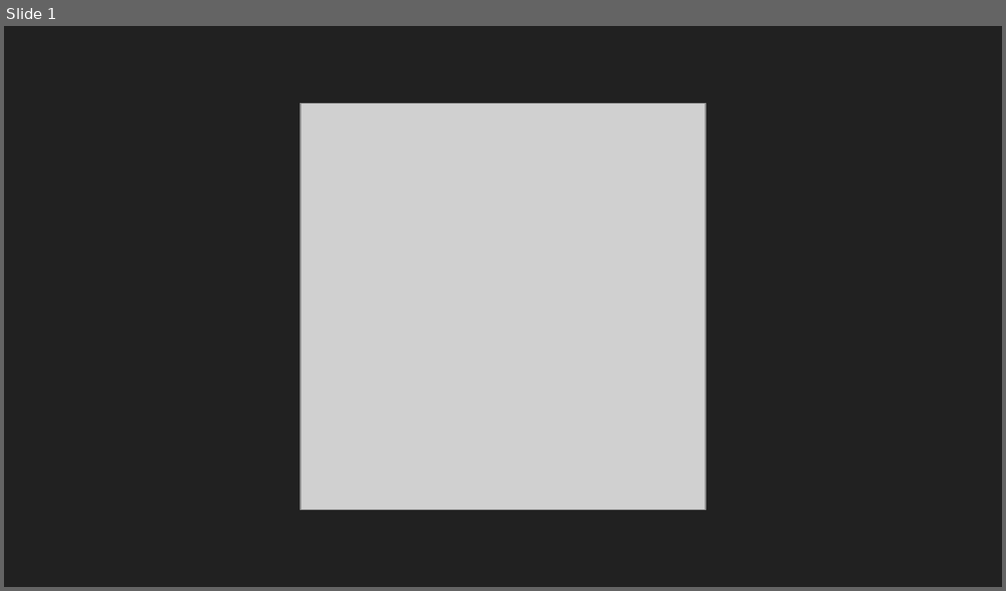
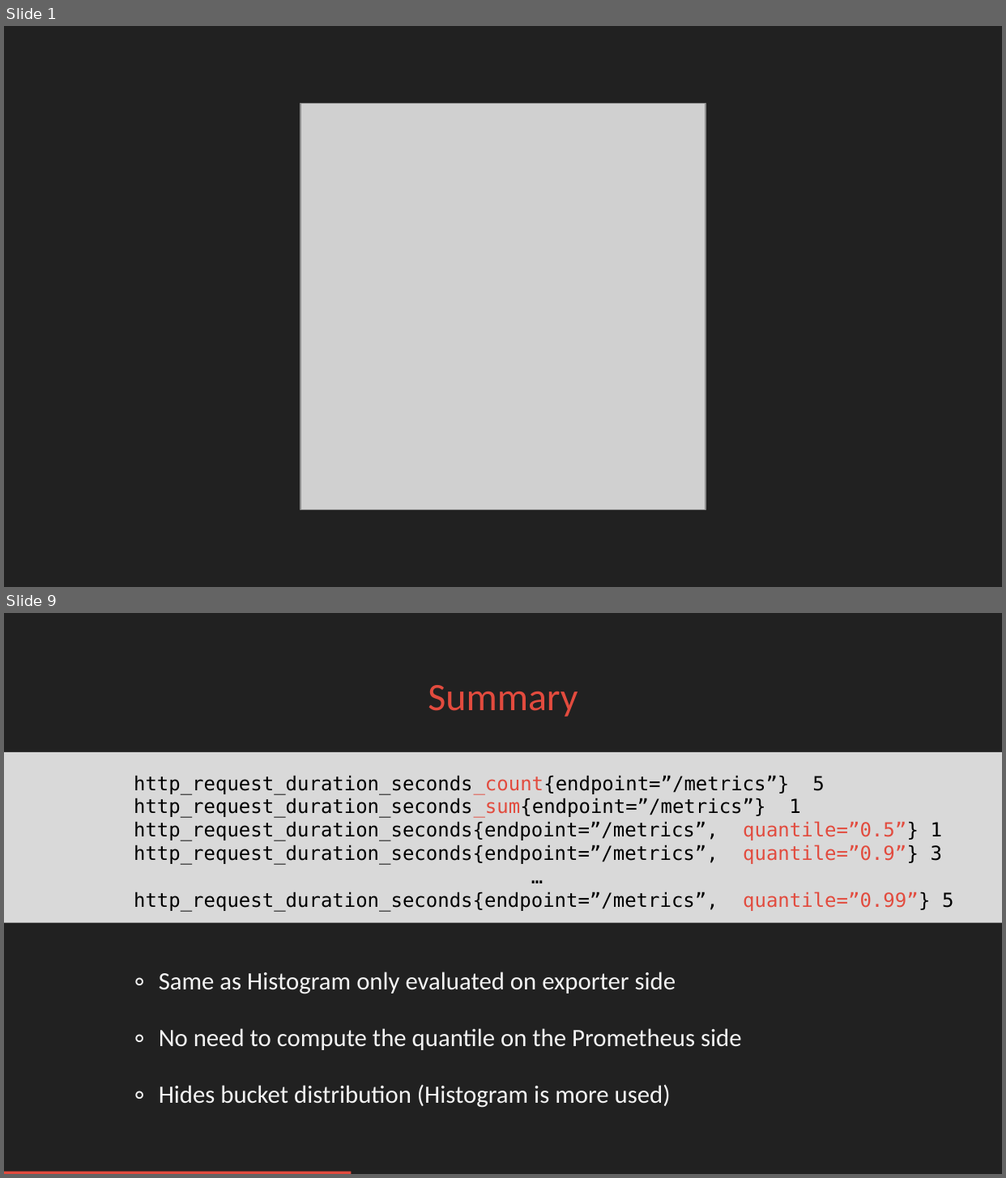
Before and after one commit to FUSAKLA/prometheus-demo, a slide deck: Prometheus-light-shadow-livers.pptx. Shown one above the other, each under a label of ours: slide 1 before the commit, slides 1 and 9 after it; the slides between them are not shown. The pictures are 1006x591 and 1006x1178 pixels, drawn with LibreOffice and Linux fonts; fonts in the diff are those of the drawing; grey boxes stand for pictures; background and template pictures are left out. Boxes give left, top, right and bottom in pixels: in the first picture for what was removed or moved away, otherwise in the second. Text is boxed around its words. In the diff, an @@ line names an element or a change of style, - is before the commit and + after.

```diff
--- a/Prometheus-light-shadow-livers.pptx
+++ b/Prometheus-light-shadow-livers.pptx
@@ slide 9 added at (4,613,1002,1174), background #212121 @@
@@ title added at (428,685,577,717), 28 pt, text #E24B3E @@
+Summary
@@ rectangle added at (4,752,1002,922), fill #D9D9D9, 14 pt, text #000000 @@
+http_request_duration_seconds_count{endpoint=”/metrics”} 5
+http_request_duration_seconds_sum{endpoint=”/metrics”} 1
+http_request_duration_seconds{endpoint=”/metrics”, quantile=”0.5”} 1
+http_request_duration_seconds{endpoint=”/metrics”, quantile=”0.9”} 3
+…
+http_request_duration_seconds{endpoint=”/metrics”, quantile=”0.99”} 5
@@ text added at (159,972,742,1108), 18 pt, text #F3F3F3 @@
+∘ Same as Histogram only evaluated on exporter side
+∘ No need to compute the quantile on the Prometheus side
+∘ Hides bucket distribution (Histogram is more used)
@@ rectangle added at (4,1172,351,1174), fill #E24B3E @@
```
Also in this commit, not shown: 16 slides changed, 6 other slides added, 2 slides removed, 1 other file.
